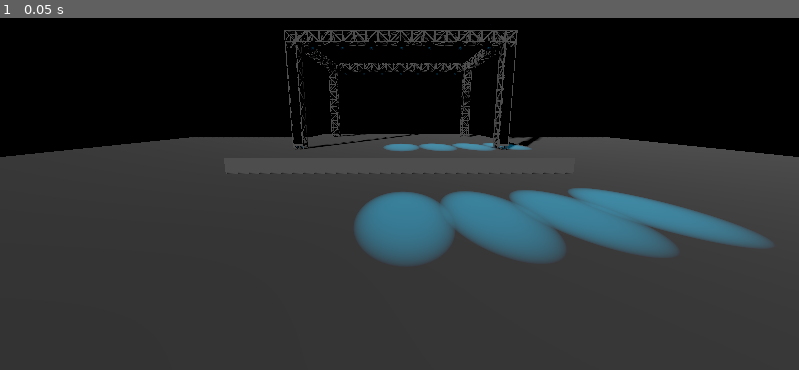
Above: before the commit, frame 1.
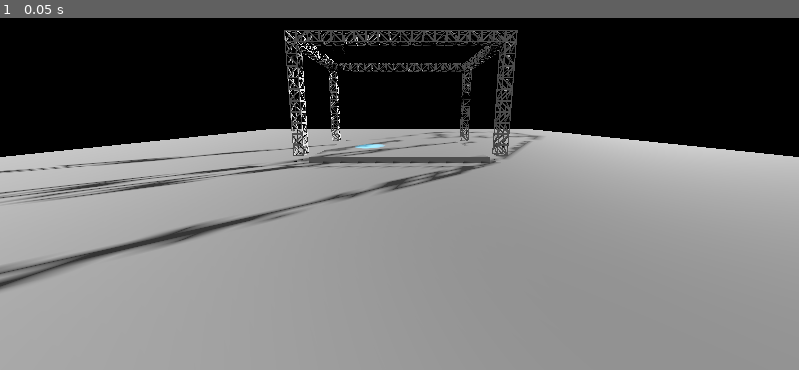
Above: after the commit, the same moment.

Repository: not-my-username/spectrum
Game: Godot game, scene res://node_3d.tscn
Same seed, same stepped clock (60 frames per second), same inputs: the game is played once before the commit and once after it. This scene is started directly instead of the project's main scene.
Inputs:
- Up to frame 1 (0.05 s): no input

The runs differ from the first frame. In frame 1, 65% of the frame differs, in the area x 0-100%, y 3-100%.

Commit message:
Changed to fit school

Diff:
--- a/node_3d.tscn
+++ b/node_3d.tscn
@@ -38,7 +38,6 @@
 
 [sub_resource type="Environment" id="Environment_pfmir"]
 background_mode = 1
-volumetric_fog_enabled = true
 volumetric_fog_density = 0.1829
 adjustment_enabled = true
 
@@ -69,17 +68,19 @@
 surface_material_override/0 = SubResource("StandardMaterial3D_6ba3i")
 
 [node name="MeshInstance3D4" type="MeshInstance3D" parent="."]
-transform = Transform3D(14.9164, 0, 0, 0, 0.683504, 0, 0, 0, 11.2494, 0, 0.0063684, -2.30141)
+transform = Transform3D(9.45716, 0, 0, 0, 0.336858, 0, 0, 0, 7.3575, 0, -0.191365, -2.30141)
 mesh = SubResource("BoxMesh_2tat3")
 surface_material_override/0 = SubResource("StandardMaterial3D_6ba3i")
 
 [node name="MeshInstance3D3" type="MeshInstance3D" parent="."]
-transform = Transform3D(105.646, 0, 0, 0, 0.192913, 0, 0, 0, 116.322, 0.25632, 17.3248, -63.3982)
+transform = Transform3D(105.646, 0, 0, 0, 0.192913, 0, 0, 0, 116.322, 0.25632, 6.77144, -33.9058)
+visible = false
 mesh = SubResource("BoxMesh_2tat3")
 surface_material_override/0 = SubResource("StandardMaterial3D_ybjq1")
 
 [node name="MeshInstance3D2" type="MeshInstance3D" parent="."]
-transform = Transform3D(77.9578, 0, 0, 0, -8.45881e-09, -32.2001, 0, 0.193515, -1.40751e-06, 0, 7.81054, -11.5887)
+transform = Transform3D(77.9578, 0, 0, 0, -8.45881e-09, -32.2001, 0, 0.193515, -1.40751e-06, 0, 7.81054, -6.29399)
+visible = false
 mesh = SubResource("BoxMesh_2tat3")
 surface_material_override/0 = SubResource("StandardMaterial3D_ve41j")
 
@@ -88,12 +89,14 @@
 
 [node name="MeshInstance3D3" type="MeshInstance3D" parent="Lights"]
 transform = Transform3D(0.410434, 0, 0, 0, 4.85972, 0, 0, 0, 0.0491551, -5.41978, 3.06117, 1.02374)
+visible = false
 mesh = SubResource("BoxMesh_jiayo")
 skeleton = NodePath("../Side")
 surface_material_override/0 = SubResource("StandardMaterial3D_75m64")
 
 [node name="MeshInstance3D4" type="MeshInstance3D" parent="Lights"]
 transform = Transform3D(0.410434, 0, 0, 0, 4.85972, 0, 0, 0, 0.0491551, 5.55578, 3.06117, 1.05731)
+visible = false
 mesh = SubResource("BoxMesh_jiayo")
 skeleton = NodePath("../Side")
 surface_material_override/0 = SubResource("StandardMaterial3D_75m64")
@@ -165,328 +168,20 @@
 script = ExtResource("3_mf3h3")
 
 [node name="0" type="SpotLight3D" parent="Lights/Colored/Top Down"]
-transform = Transform3D(1, 0, 0, 0, -0.699376, 0.714754, 0, -0.714754, -0.699376, 0.109109, 5.4186, 1.17654)
+transform = Transform3D(-0.821602, -0.484065, -0.301084, -0.000637346, -0.52738, 0.849629, -0.570061, 0.698249, 0.432988, -4.08401, 5.4186, 0.231096)
 light_energy = 2.0
 light_volumetric_fog_energy = 4.0
-spot_range = 23.453
-spot_attenuation = 1e-05
-spot_angle = 8.38
+spot_range = 10.0408
+spot_attenuation = 1e-05
+spot_angle = 8.94528
 spot_angle_attenuation = 0.466518
 
 [node name="OmniLight3D" type="OmniLight3D" parent="Lights/Colored/Top Down/0"]
-transform = Transform3D(1, 0, 0, 0, -0.699376, -0.714754, 0, 0.714754, -0.699376, -3.40492e-05, -0.0184178, 0.0117457)
+transform = Transform3D(1, -2.98023e-08, 0, -2.98023e-08, -0.699376, -0.714754, 2.98023e-08, 0.714754, -0.699376, -3.3617e-05, -0.0184177, 0.0117464)
 light_energy = 4.0
 light_indirect_energy = 16.0
 omni_range = 0.114678
 
-[node name="-1" type="SpotLight3D" parent="Lights/Colored/Top Down"]
-transform = Transform3D(0.993381, 0.0821023, 0.0803359, 0, -0.699376, 0.714754, 0.114868, -0.710023, -0.694747, -1.39045, 5.4186, 1.17654)
-light_color = Color(0, 0, 0, 1)
-light_energy = 4.0
-light_volumetric_fog_energy = 4.0
-spot_range = 23.453
-spot_attenuation = 1e-05
-spot_angle = 8.38
-spot_angle_attenuation = 0.466518
-
-[node name="OmniLight3D2" type="OmniLight3D" parent="Lights/Colored/Top Down/-1"]
-transform = Transform3D(0.993381, 0, 0.114868, 0.0821023, -0.699376, -0.710023, 0.0803359, 0.714754, -0.694747, -1.41544, -0.125825, -0.0913627)
-light_energy = 16.0
-omni_range = 0.114678
-
-[node name="-2" type="SpotLight3D" parent="Lights/Colored/Top Down"]
-transform = Transform3D(0.970851, 0.171316, 0.167631, 0, -0.699376, 0.714754, 0.239686, -0.693919, -0.67899, -2.82442, 5.4186, 1.17654)
-light_color = Color(0, 0, 0, 1)
-light_energy = 4.0
-light_volumetric_fog_energy = 4.0
-spot_range = 23.453
-spot_attenuation = 1e-05
-spot_angle = 8.38
-spot_angle_attenuation = 0.466518
-
-[node name="OmniLight3D3" type="OmniLight3D" parent="Lights/Colored/Top Down/-2"]
-transform = Transform3D(0.97085, 0, 0.239686, 0.171316, -0.699376, -0.693919, 0.167631, 0.714754, -0.67899, 1.39332, 0.237189, 0.26384)
-light_energy = 16.0
-omni_range = 0.114678
-
-[node name="-3" type="SpotLight3D" parent="Lights/Colored/Top Down"]
-transform = Transform3D(0.935943, 0.251702, 0.246287, 1.01211e-08, -0.699376, 0.714754, 0.352152, -0.668969, -0.654576, -4.26368, 5.4186, 1.2948)
-light_color = Color(0, 0, 0, 1)
-light_energy = 4.0
-light_volumetric_fog_energy = 4.0
-spot_range = 23.453
-spot_attenuation = 1e-05
-spot_angle = 8.38
-spot_angle_attenuation = 0.466518
-
-[node name="OmniLight3D4" type="OmniLight3D" parent="Lights/Colored/Top Down/-3"]
-transform = Transform3D(0.935943, -3.34859e-07, 0.352152, 0.251702, -0.699376, -0.668969, 0.246287, 0.714754, -0.654576, -0.050869, 0.0791388, 0.053816)
-light_energy = 16.0
-omni_range = 0.114678
-
-[node name="1" type="SpotLight3D" parent="Lights/Colored/Top Down"]
-transform = Transform3D(0.990838, -0.0965336, -0.0944567, 0, -0.699376, 0.714754, -0.135058, -0.708205, -0.692968, 1.48902, 5.4186, 1.17654)
-light_color = Color(0, 0, 0, 1)
-light_energy = 4.0
-light_volumetric_fog_energy = 4.0
-spot_range = 23.453
-spot_attenuation = 1e-05
-spot_angle = 8.38
-spot_angle_attenuation = 0.466518
-
-[node name="OmniLight3D5" type="OmniLight3D" parent="Lights/Colored/Top Down/1"]
-transform = Transform3D(0.990838, 7.45058e-09, -0.135058, -0.0965332, -0.699376, -0.708205, -0.0944563, 0.714754, -0.692968, -0.018051, -0.00706339, 0.0248439)
-light_energy = 16.0
-omni_range = 0.114678
-
-[node name="2" type="SpotLight3D" parent="Lights/Colored/Top Down"]
-transform = Transform3D(0.969732, -0.174524, -0.170769, 0, -0.699376, 0.714754, -0.244174, -0.693119, -0.678207, 2.99781, 5.4186, 1.17654)
-light_color = Color(0, 0, 0, 1)
-light_energy = 4.0
-light_volumetric_fog_energy = 4.0
-spot_range = 23.453
-spot_attenuation = 1e-05
-spot_angle = 8.38
-spot_angle_attenuation = 0.466518
-
-[node name="OmniLight3D6" type="OmniLight3D" parent="Lights/Colored/Top Down/2"]
-transform = Transform3D(0.969731, 7.45058e-09, -0.244174, -0.174524, -0.699376, -0.693119, -0.170769, 0.714754, -0.678207, -0.00641966, -0.00751257, 0.0244038)
-light_energy = 16.0
-omni_range = 0.114678
-
-[node name="3" type="SpotLight3D" parent="Lights/Colored/Top Down"]
-transform = Transform3D(0.931774, -0.259484, -0.253901, -6.78158e-09, -0.699376, 0.714754, -0.36304, -0.665989, -0.65166, 4.39799, 5.4186, 1.17654)
-light_color = Color(0, 0, 0, 1)
-light_energy = 4.0
-light_volumetric_fog_energy = 4.0
-spot_range = 23.453
-spot_attenuation = 1e-05
-spot_angle = 8.38
-spot_angle_attenuation = 0.466518
-
-[node name="OmniLight3D7" type="OmniLight3D" parent="Lights/Colored/Top Down/3"]
-transform = Transform3D(0.931774, 1.49012e-08, -0.36304, -0.259484, -0.699376, -0.665989, -0.253901, 0.714754, -0.65166, -0.0044589, -0.00713301, 0.0247755)
-light_energy = 16.0
-omni_range = 0.114678
-
-[node name="Top Back" type="Node3D" parent="Lights/Colored"]
-transform = Transform3D(1, 0, 0, 0, 0.99999, 0.00459018, 0, -0.00459018, 0.99999, 0, -0.0491393, -5.65333)
-script = ExtResource("3_mf3h3")
-
-[node name="0" type="SpotLight3D" parent="Lights/Colored/Top Back"]
-transform = Transform3D(1, 0, 0, 0, -0.699375, 0.714754, 0, -0.714754, -0.699375, 0.109109, 5.43397, 0.694232)
-light_color = Color(0, 0, 0, 1)
-light_energy = 4.0
-light_volumetric_fog_energy = 4.0
-spot_range = 23.453
-spot_attenuation = 1e-05
-spot_angle = 8.38
-spot_angle_attenuation = 0.466518
-
-[node name="OmniLight3D" type="OmniLight3D" parent="Lights/Colored/Top Back/0"]
-transform = Transform3D(1, 0, 0, 0, -0.699376, -0.714754, 0, 0.714754, -0.699376, -4.38727, -0.00888634, 0.0230596)
-light_energy = 16.0
-omni_range = 0.114678
-
-[node name="-1" type="SpotLight3D" parent="Lights/Colored/Top Back"]
-transform = Transform3D(0.993381, 0.0821024, 0.0803359, 5.82077e-11, -0.699375, 0.714754, 0.114868, -0.710023, -0.694746, -1.39045, 5.43397, 0.694232)
-light_color = Color(0, 0, 0, 1)
-light_energy = 4.0
-light_volumetric_fog_energy = 4.0
-spot_range = 23.453
-spot_attenuation = 1e-05
-spot_angle = 8.38
-spot_angle_attenuation = 0.466518
-
-[node name="OmniLight3D2" type="OmniLight3D" parent="Lights/Colored/Top Back/-1"]
-transform = Transform3D(0.993381, 0, 0.114868, 0.0821023, -0.699376, -0.710023, 0.0803359, 0.714754, -0.694747, -1.41544, -0.125825, -0.0913627)
-light_energy = 16.0
-omni_range = 0.114678
-
-[node name="-2" type="SpotLight3D" parent="Lights/Colored/Top Back"]
-transform = Transform3D(0.970851, 0.171316, 0.167631, 0, -0.699376, 0.714753, 0.239686, -0.693919, -0.678989, -2.82442, 5.43397, 0.694232)
-light_color = Color(0, 0, 0, 1)
-light_energy = 4.0
-light_volumetric_fog_energy = 4.0
-spot_range = 23.453
-spot_attenuation = 1e-05
-spot_angle = 8.38
-spot_angle_attenuation = 0.466518
-
-[node name="OmniLight3D3" type="OmniLight3D" parent="Lights/Colored/Top Back/-2"]
-transform = Transform3D(0.97085, 0, 0.239686, 0.171316, -0.699376, -0.693919, 0.167631, 0.714754, -0.67899, 1.39332, 0.237189, 0.26384)
-light_energy = 16.0
-omni_range = 0.114678
-
-[node name="-3" type="SpotLight3D" parent="Lights/Colored/Top Back"]
-transform = Transform3D(0.935943, 0.251702, 0.246287, 1.11759e-08, -0.699376, 0.714754, 0.352152, -0.668968, -0.654576, -4.29717, 5.43397, 0.694232)
-light_color = Color(0, 0, 0, 1)
-light_energy = 4.059
-light_volumetric_fog_energy = 4.0
-spot_range = 23.453
-spot_attenuation = 1e-05
-spot_angle = 8.38
-spot_angle_attenuation = 0.466518
-
-[node name="OmniLight3D4" type="OmniLight3D" parent="Lights/Colored/Top Back/-3"]
-transform = Transform3D(0.935943, 0, 0.352152, 0.251702, -0.699376, -0.668969, 0.246287, 0.714754, -0.654576, 4.11087, 1.09712, 1.10527)
-light_energy = 16.0
-omni_range = 0.114678
-
-[node name="1" type="SpotLight3D" parent="Lights/Colored/Top Back"]
-transform = Transform3D(0.990838, -0.0965333, -0.0944563, 0, -0.699376, 0.714754, -0.135058, -0.708205, -0.692968, 1.48902, 5.43397, 0.694232)
-light_color = Color(0, 0, 0, 1)
-light_energy = 4.0
-light_volumetric_fog_energy = 4.0
-spot_range = 23.453
-spot_attenuation = 1e-05
-spot_angle = 8.38
-spot_angle_attenuation = 0.466518
-
-[node name="OmniLight3D5" type="OmniLight3D" parent="Lights/Colored/Top Back/1"]
-transform = Transform3D(0.990838, 7.45058e-09, -0.135058, -0.0965332, -0.699376, -0.708205, -0.0944563, 0.714754, -0.692968, -0.018051, -0.00706339, 0.0248439)
-light_energy = 16.0
-omni_range = 0.114678
-
-[node name="2" type="SpotLight3D" parent="Lights/Colored/Top Back"]
-transform = Transform3D(0.969732, -0.174524, -0.170769, -1.16415e-10, -0.699375, 0.714754, -0.244174, -0.693119, -0.678206, 2.99781, 5.43397, 0.694232)
-light_color = Color(0, 0, 0, 1)
-light_energy = 4.0
-light_volumetric_fog_energy = 4.0
-spot_range = 23.453
-spot_attenuation = 1e-05
-spot_angle = 8.38
-spot_angle_attenuation = 0.466518
-
-[node name="OmniLight3D6" type="OmniLight3D" parent="Lights/Colored/Top Back/2"]
-transform = Transform3D(0.969731, 7.45058e-09, -0.244174, -0.174524, -0.699376, -0.693119, -0.170769, 0.714754, -0.678207, -0.00641966, -0.00751257, 0.0244038)
-light_energy = 16.0
-omni_range = 0.114678
-
-[node name="3" type="SpotLight3D" parent="Lights/Colored/Top Back"]
-transform = Transform3D(0.931774, -0.259484, -0.253901, -6.75209e-09, -0.699376, 0.714754, -0.36304, -0.665989, -0.65166, 4.39799, 5.43397, 0.694232)
-light_color = Color(0, 0, 0, 1)
-light_energy = 4.0
-light_volumetric_fog_energy = 4.0
-spot_range = 23.453
-spot_attenuation = 1e-05
-spot_angle = 8.38
-spot_angle_attenuation = 0.466518
-
-[node name="OmniLight3D7" type="OmniLight3D" parent="Lights/Colored/Top Back/3"]
-transform = Transform3D(0.931774, 1.49012e-08, -0.36304, -0.259484, -0.699376, -0.665989, -0.253901, 0.714754, -0.65166, -0.0044589, -0.00713301, 0.0247755)
-light_energy = 16.0
-omni_range = 0.114678
-
-[node name="Top Up" type="Node3D" parent="Lights/Colored"]
-transform = Transform3D(1, 0, 0, 0, -4.37114e-08, 1, 0, -1, -4.37114e-08, 0, 5.37518, 6.47662)
-script = ExtResource("3_mf3h3")
-
-[node name="0" type="SpotLight3D" parent="Lights/Colored/Top Up"]
-transform = Transform3D(1, 0, 0, 0, -0.699376, 0.714754, 0, -0.714754, -0.699376, 0.109109, 5.4186, 1.17654)
-light_color = Color(0, 0, 0, 1)
-light_energy = 4.0
-light_volumetric_fog_energy = 4.0
-spot_range = 23.453
-spot_attenuation = 1e-05
-spot_angle = 8.38
-spot_angle_attenuation = 0.466518
-
-[node name="OmniLight3D" type="OmniLight3D" parent="Lights/Colored/Top Up/0"]
-transform = Transform3D(1, 0, 0, 0, -0.699376, -0.714754, 0, 0.714754, -0.699376, -4.38727, -0.00888634, 0.0230596)
-light_energy = 16.0
-omni_range = 0.114678
-
-[node name="-1" type="SpotLight3D" parent="Lights/Colored/Top Up"]
-transform = Transform3D(0.993381, 0.0821023, 0.0803359, 0, -0.699376, 0.714754, 0.114868, -0.710023, -0.694747, -1.39045, 5.4186, 1.17654)
-light_color = Color(0, 0, 0, 1)
-light_energy = 4.0
-light_volumetric_fog_energy = 4.0
-spot_range = 23.453
-spot_attenuation = 1e-05
-spot_angle = 8.38
-spot_angle_attenuation = 0.466518
-
-[node name="OmniLight3D2" type="OmniLight3D" parent="Lights/Colored/Top Up/-1"]
-transform = Transform3D(0.993381, 0, 0.114868, 0.0821023, -0.699376, -0.710023, 0.0803359, 0.714754, -0.694747, -1.41544, -0.125825, -0.0913627)
-light_energy = 16.0
-omni_range = 0.114678
-
-[node name="-2" type="SpotLight3D" parent="Lights/Colored/Top Up"]
-transform = Transform3D(0.970851, 0.171316, 0.167631, 0, -0.699376, 0.714754, 0.239686, -0.693919, -0.67899, -2.82442, 5.4186, 1.17654)
-light_color = Color(0, 0, 0, 1)
-light_energy = 4.0
-light_volumetric_fog_energy = 4.0
-spot_range = 23.453
-spot_attenuation = 1e-05
-spot_angle = 8.38
-spot_angle_attenuation = 0.466518
-
-[node name="OmniLight3D3" type="OmniLight3D" parent="Lights/Colored/Top Up/-2"]
-transform = Transform3D(0.97085, 0, 0.239686, 0.171316, -0.699376, -0.693919, 0.167631, 0.714754, -0.67899, 1.39332, 0.237189, 0.26384)
-light_energy = 16.0
-omni_range = 0.114678
-
-[node name="-3" type="SpotLight3D" parent="Lights/Colored/Top Up"]
-transform = Transform3D(0.935943, 0.251702, 0.246287, 1.01211e-08, -0.699376, 0.714754, 0.352152, -0.668969, -0.654576, -4.29717, 5.4186, 1.17654)
-light_color = Color(0, 0, 0, 1)
-light_energy = 4.059
-light_volumetric_fog_energy = 4.0
-spot_range = 23.453
-spot_attenuation = 1e-05
-spot_angle = 8.38
-spot_angle_attenuation = 0.466518
-
-[node name="OmniLight3D4" type="OmniLight3D" parent="Lights/Colored/Top Up/-3"]
-transform = Transform3D(0.935943, 0, 0.352152, 0.251702, -0.699376, -0.668969, 0.246287, 0.714754, -0.654576, 4.11087, 1.09712, 1.10527)
-light_energy = 16.0
-omni_range = 0.114678
-
-[node name="1" type="SpotLight3D" parent="Lights/Colored/Top Up"]
-transform = Transform3D(0.990838, -0.0965336, -0.0944567, 0, -0.699376, 0.714754, -0.135058, -0.708205, -0.692968, 1.48902, 5.4186, 1.17654)
-light_color = Color(0, 0, 0, 1)
-light_energy = 4.0
-light_volumetric_fog_energy = 4.0
-spot_range = 23.453
-spot_attenuation = 1e-05
-spot_angle = 8.38
-spot_angle_attenuation = 0.466518
-
-[node name="OmniLight3D5" type="OmniLight3D" parent="Lights/Colored/Top Up/1"]
-transform = Transform3D(0.990838, 7.45058e-09, -0.135058, -0.0965332, -0.699376, -0.708205, -0.0944563, 0.714754, -0.692968, -0.018051, -0.00706339, 0.0248439)
-light_energy = 16.0
-omni_range = 0.114678
-
-[node name="2" type="SpotLight3D" parent="Lights/Colored/Top Up"]
-transform = Transform3D(0.969732, -0.174524, -0.170769, 0, -0.699376, 0.714754, -0.244174, -0.693119, -0.678207, 2.99781, 5.4186, 1.17654)
-light_color = Color(0, 0, 0, 1)
-light_energy = 4.0
-light_volumetric_fog_energy = 4.0
-spot_range = 23.453
-spot_attenuation = 1e-05
-spot_angle = 8.38
-spot_angle_attenuation = 0.466518
-
-[node name="OmniLight3D6" type="OmniLight3D" parent="Lights/Colored/Top Up/2"]
-transform = Transform3D(0.969731, 7.45058e-09, -0.244174, -0.174524, -0.699376, -0.693119, -0.170769, 0.714754, -0.678207, -0.00641966, -0.00751257, 0.0244038)
-light_energy = 16.0
-omni_range = 0.114678
-
-[node name="3" type="SpotLight3D" parent="Lights/Colored/Top Up"]
-transform = Transform3D(0.931774, -0.259484, -0.253901, -6.78158e-09, -0.699376, 0.714754, -0.36304, -0.665989, -0.65166, 4.39799, 5.4186, 1.17654)
-light_color = Color(0, 0, 0, 1)
-light_energy = 4.0
-light_volumetric_fog_energy = 4.0
-spot_range = 23.453
-spot_attenuation = 1e-05
-spot_angle = 8.38
-spot_angle_attenuation = 0.466518
-
-[node name="OmniLight3D7" type="OmniLight3D" parent="Lights/Colored/Top Up/3"]
-transform = Transform3D(0.931774, 1.49012e-08, -0.36304, -0.259484, -0.699376, -0.665989, -0.253901, 0.714754, -0.65166, -0.0044589, -0.00713301, 0.0247755)
-light_energy = 16.0
-omni_range = 0.114678
-
 [node name="HTTPRequest" type="HTTPRequest" parent="Lights"]
 
 [node name="WorldEnvironment" type="WorldEnvironment" parent="."]
@@ -499,71 +194,16 @@
 transform = Transform3D(3.9563e-09, 3.9563e-09, 0.128, 0.0905097, -0.0905097, 0, 0.0905097, 0.0905097, -5.59506e-09, 0.0990267, 5.48835, 1.1214)
 
 [node name="light" parent="Light Mesh" instance=ExtResource("4_4g2uy")]
-transform = Transform3D(1, 0, 0, 0, 1, 0, 1.06581e-14, 1.06581e-14, 1, 0, 0, 0)
+transform = Transform3D(0.173642, -0.924103, 0.340411, 0.950465, 0.247745, 0.187716, -0.257804, 0.290954, 0.921348, -4.39326, -4.68514, -32.8786)
 
 [node name="light2" parent="Light Mesh" instance=ExtResource("4_4g2uy")]
-transform = Transform3D(1, 0, 0, 0, 1, 0, 1.42109e-14, 1.42109e-14, 1, -3.8147e-06, -1.90735e-06, 10.7544)
+transform = Transform3D(0.199092, -0.952826, 0.229093, 0.964499, 0.231906, 0.126331, -0.173499, 0.195809, 0.965172, -4.39325, -4.68513, -29.2402)
 
 [node name="light3" parent="Light Mesh" instance=ExtResource("4_4g2uy")]
-transform = Transform3D(1, 0, 0, 0, 1, 0, 1.06581e-14, 1.06581e-14, 1, 0, 0, -11.6544)
-
-[node name="light4" parent="Light Mesh" instance=ExtResource("4_4g2uy")]
-transform = Transform3D(1, 0, 0, 0, 1, 0, 1.42109e-14, 1.42109e-14, 1, 0, 0, -22.799)
-
-[node name="light5" parent="Light Mesh" instance=ExtResource("4_4g2uy")]
-transform = Transform3D(1, 0, 0, 0, 1, 0, 1.42109e-14, 1.42109e-14, 1, 0.0380554, -0.0331039, 22.5169)
-
-[node name="light6" parent="Light Mesh" instance=ExtResource("4_4g2uy")]
-transform = Transform3D(1, 0, 0, 0, 1, 0, 1.42109e-14, 1.42109e-14, 1, 0, 0, 33.4574)
-
-[node name="light7" parent="Light Mesh" instance=ExtResource("4_4g2uy")]
-transform = Transform3D(1, 0, 0, 0, 1, 0, 1.42109e-14, 1.42109e-14, 1, -1.52588e-05, -1.33514e-05, -34.2584)
-
-[node name="light15" parent="Light Mesh" instance=ExtResource("4_4g2uy")]
-transform = Transform3D(1, 0, 0, 0, 1, 0, 1.42109e-14, 1.42109e-14, 1, -34.1289, -34.2744, 1.43051e-06)
-
-[node name="light16" parent="Light Mesh" instance=ExtResource("4_4g2uy")]
-transform = Transform3D(1, 0, 0, 0, 1, 0, 1.42109e-14, 1.42109e-14, 1, -34.1289, -34.2744, 10.7544)
-
-[node name="light17" parent="Light Mesh" instance=ExtResource("4_4g2uy")]
-transform = Transform3D(1, 0, 0, 0, 1, 0, 1.42109e-14, 1.42109e-14, 1, -34.1289, -34.2744, -11.6544)
-
-[node name="light18" parent="Light Mesh" instance=ExtResource("4_4g2uy")]
-transform = Transform3D(1, 0, 0, 0, 1, 0, 1.42109e-14, 1.42109e-14, 1, -34.1289, -34.2744, -22.799)
-
-[node name="light19" parent="Light Mesh" instance=ExtResource("4_4g2uy")]
-transform = Transform3D(1, 0, 0, 0, 1, 0, 1.42109e-14, 1.42109e-14, 1, -34.0908, -34.3075, 22.5169)
-
-[node name="light20" parent="Light Mesh" instance=ExtResource("4_4g2uy")]
-transform = Transform3D(1, 0, 0, 0, 1, 0, 1.42109e-14, 1.42109e-14, 1, -34.1289, -34.2744, 33.4573)
-
-[node name="light21" parent="Light Mesh" instance=ExtResource("4_4g2uy")]
-transform = Transform3D(1, 0, 0, 0, 1, 0, 1.42109e-14, 1.42109e-14, 1, -34.129, -34.2744, -34.2584)
-
-[node name="light8" parent="Light Mesh" instance=ExtResource("4_4g2uy")]
-transform = Transform3D(-8.9407e-08, 1, -1.01751e-15, -1, -8.9407e-08, 6.18172e-08, 6.18172e-08, 1.77636e-14, 1, 4.63855, -6.45724, 0.0288934)
-
-[node name="light9" parent="Light Mesh" instance=ExtResource("4_4g2uy")]
-transform = Transform3D(-8.9407e-08, 1, -1.01751e-15, -1, -8.9407e-08, 6.18172e-08, 6.18172e-08, 1.77636e-14, 1, 4.63855, -6.45725, 10.7833)
-
-[node name="light10" parent="Light Mesh" instance=ExtResource("4_4g2uy")]
-transform = Transform3D(-8.9407e-08, 1, -1.01751e-15, -1, -8.9407e-08, 6.18172e-08, 6.18172e-08, 1.77636e-14, 1, 4.63858, -6.45723, -11.6255)
-
-[node name="light11" parent="Light Mesh" instance=ExtResource("4_4g2uy")]
-transform = Transform3D(-8.9407e-08, 1, -1.01751e-15, -1, -8.9407e-08, 6.18172e-08, 6.18172e-08, 1.77636e-14, 1, 4.6386, -6.45721, -22.7701)
-
-[node name="light12" parent="Light Mesh" instance=ExtResource("4_4g2uy")]
-transform = Transform3D(-8.9407e-08, 1, -1.01751e-15, -1, -8.9407e-08, 6.18172e-08, 6.18172e-08, 1.77636e-14, 1, 4.60543, -6.49531, 22.5458)
-
-[node name="light13" parent="Light Mesh" instance=ExtResource("4_4g2uy")]
-transform = Transform3D(-8.9407e-08, 1, -1.01751e-15, -1, -8.9407e-08, 6.18172e-08, 6.18172e-08, 1.77636e-14, 1, 4.63853, -6.45725, 33.4863)
-
-[node name="light14" parent="Light Mesh" instance=ExtResource("4_4g2uy")]
-transform = Transform3D(-8.9407e-08, 1, -1.01751e-15, -1, -8.9407e-08, 6.18172e-08, 6.18172e-08, 1.77636e-14, 1, 4.63859, -6.4572, -34.2295)
+transform = Transform3D(0.212222, -0.967644, 0.136474, 0.97174, 0.223734, 0.0752568, -0.103356, 0.116646, 0.987781, -4.39322, -4.68513, -25.3016)
 
 [node name="DirectionalLight3D" type="DirectionalLight3D" parent="."]
-transform = Transform3D(0.773696, 0.194412, -0.602991, 0, 0.951755, 0.306858, 0.633556, -0.237415, 0.73637, 0, 0.939589, 0)
-visible = false
+transform = Transform3D(-0.55227, -0.180406, 0.813912, -0.163464, 0.980787, 0.106478, -0.817483, -0.0742402, -0.571148, 0, 0.939589, 0)
 shadow_enabled = true
 
 [node name="DirectionalLight3D2" type="DirectionalLight3D" parent="."]
--- a/rig.tscn
+++ b/rig.tscn
@@ -18,9 +18,11 @@
 material_override = ExtResource("2_cmkty")
 
 [node name="Cube009" parent="." index="4"]
+transform = Transform3D(1, 0, 0, 0, 0, -1, 0, 1, 0, 0, -28.2392, 21.7116)
 material_override = ExtResource("2_cmkty")
 
 [node name="Cube010" parent="." index="5"]
+transform = Transform3D(1, 0, 0, 0, 0, -1, 0, 1, 0, 37.8203, -28.2392, 21.7116)
 material_override = ExtResource("2_cmkty")
 
 [node name="Cube011" parent="." index="6"]
--- a/show_spectrum.gd
+++ b/show_spectrum.gd
@@ -48,10 +48,10 @@
 	var height = energy * HEIGHT
 	draw_rect(Rect2(0, HEIGHT - height + HEIGHT, 50, height), Color.WHITE)
 
-	if height > 300:
-		get_parent().get_parent().get_node("Lights/Side").visible = true
-	else:
-		get_parent().get_parent().get_node("Lights/Side").visible = false
+#	if height > 300:
+#		get_parent().get_parent().get_node("Lights/Side").visible = true
+#	else:
+#		get_parent().get_parent().get_node("Lights/Side").visible = false
 
 #	get_parent().get_parent().get_node("Cube").scale = Vector3(height/150, height/150, height/150)
 
Not shown, changed: Rolleston.qxw
